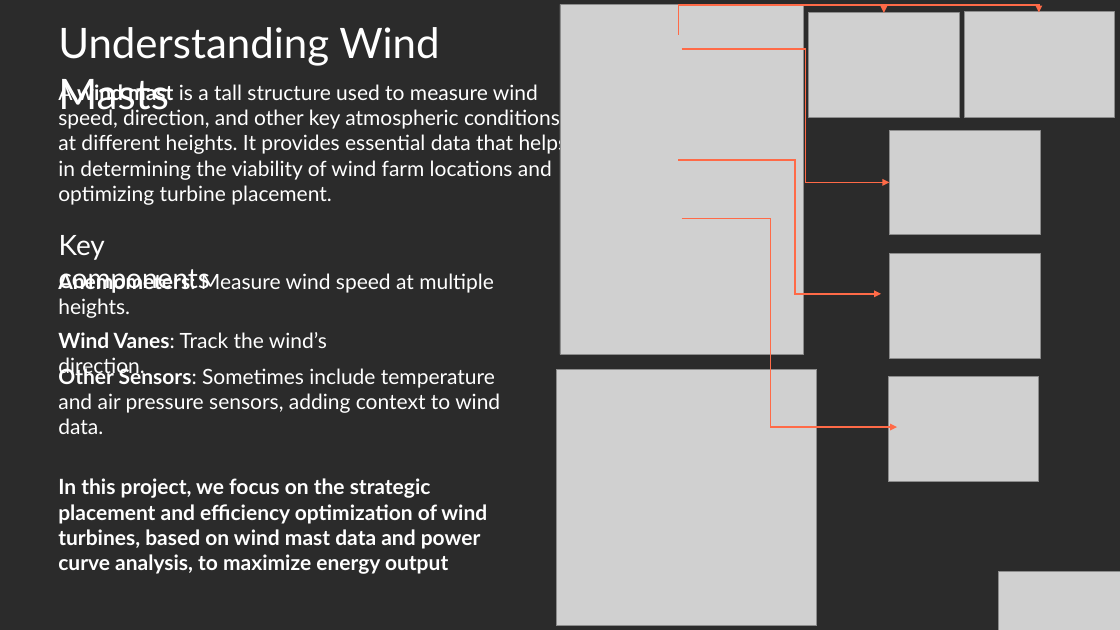
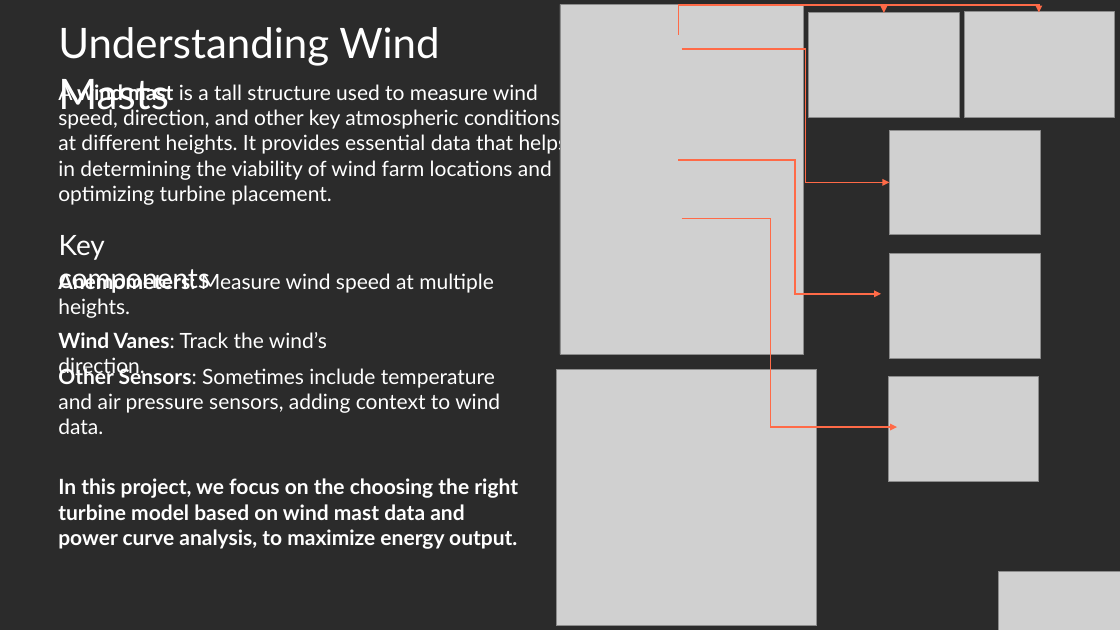
Before and after one commit to Manoj-HT/pds_mini_project, a slide deck: slide 3 of WindMastDataAndPowerAnalysisCurve.pptx. Drawn at 1120x630 pixels with LibreOffice and Linux fonts; fonts in the diff are those of the drawing; grey boxes stand for pictures; background and template pictures are left out; a plain dark background stands for a picture behind light text. Boxes give left, top, right and bottom in pixels: in the first picture for what was removed or moved away, otherwise in the second. Text is boxed around its words. In the diff, an @@ line names an element or a change of style, - is before the commit and + after.

```diff
--- a/WindMastDataAndPowerAnalysisCurve.pptx
+++ b/WindMastDataAndPowerAnalysisCurve.pptx
@@ text at bbox=[58, 478, 518, 549]: text changed @@
-In this project, we focus on the strategic placement and efficiency optimization of wind turbines, based on wind mast data and power curve analysis, to maximize energy output
+In this project, we focus on the choosing the right turbine model based on wind mast data and power curve analysis, to maximize energy output.
```
Also in this commit, not shown: 2 other slides changed, 10 slides added, 3 slides removed, 7 other files.
